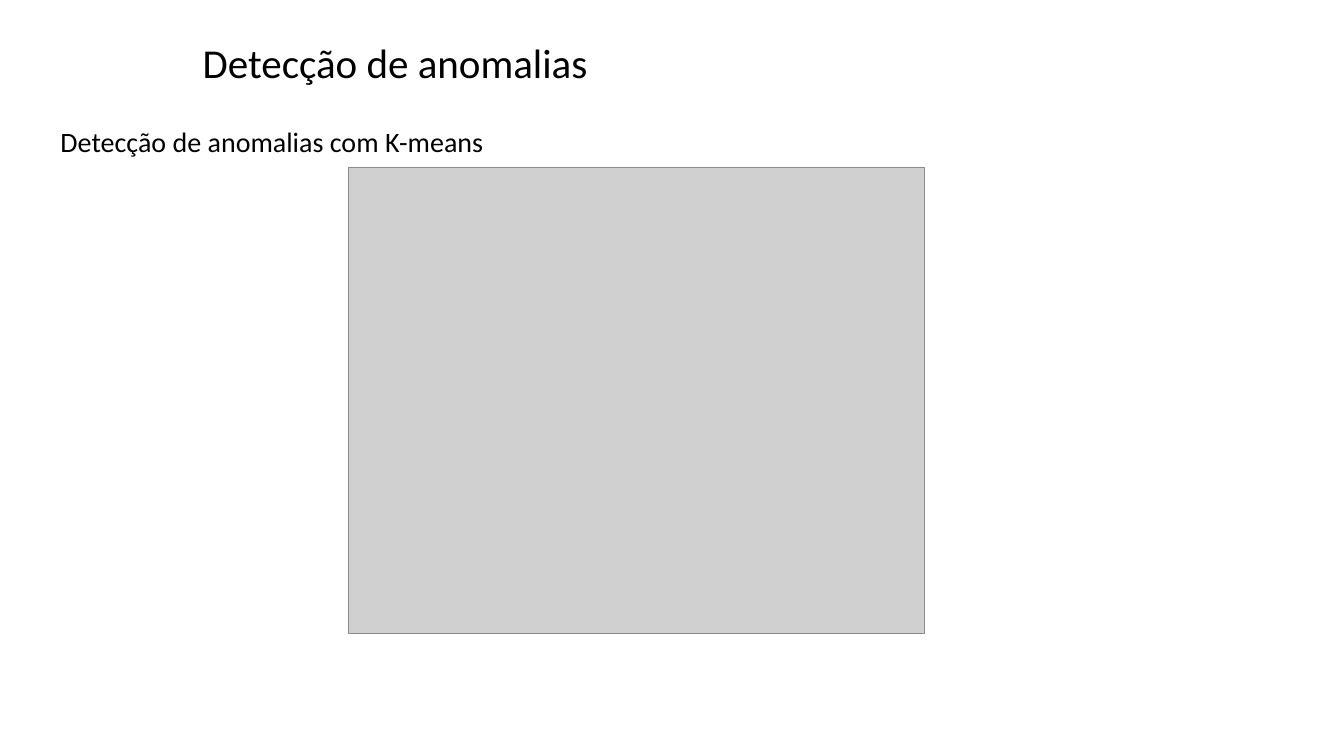
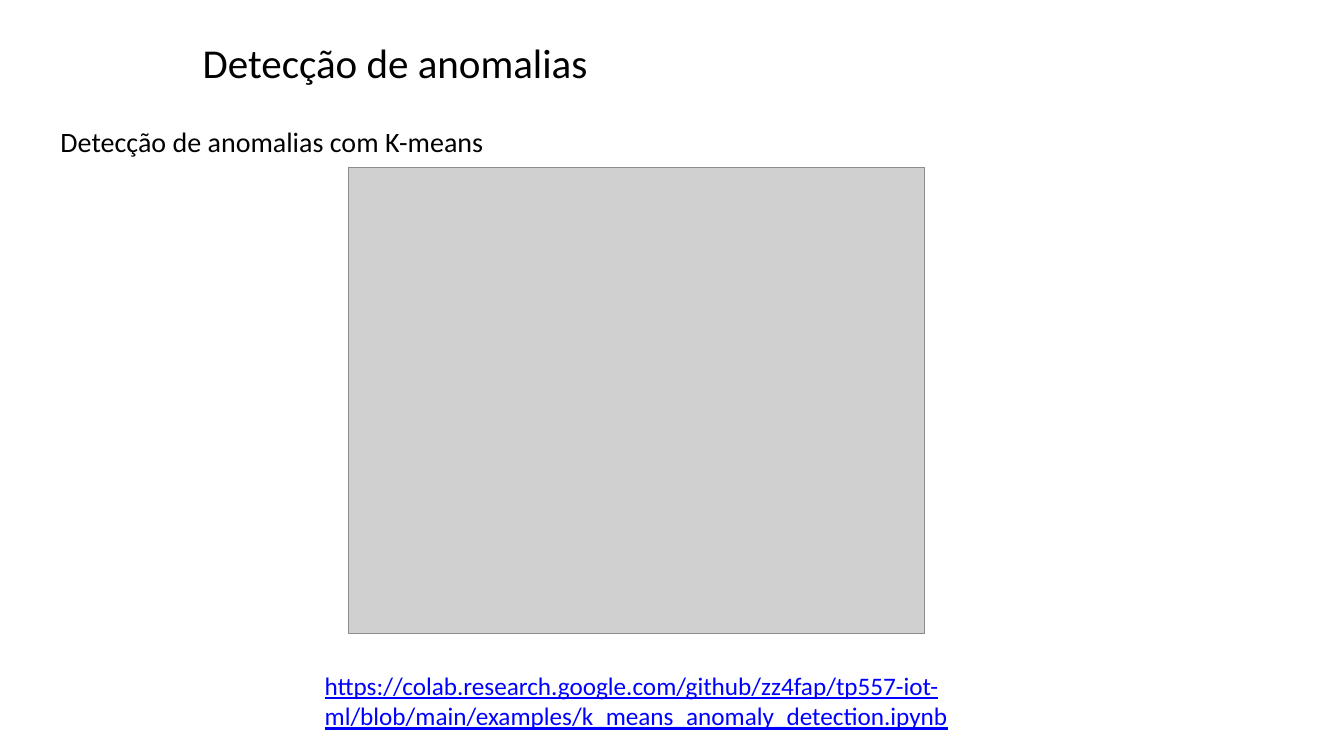
Before and after one commit to zz4fap/tp557-iot-ml, a slide deck: slide 21 of slides/TP557_16_detecção_de_anomalias.pptx. Drawn at 1344x756 pixels with LibreOffice and Linux fonts; fonts in the diff are those of the drawing; grey boxes stand for pictures; background and template pictures are left out. Boxes give left, top, right and bottom in pixels: in the first picture for what was removed or moved away, otherwise in the second. Text is boxed around its words. In the diff, an @@ line names an element or a change of style, - is before the commit and + after.

Commit message:
update of slides

```diff
--- a/slides/TP557_16_detecção_de_anomalias.pptx
+++ b/slides/TP557_16_detecção_de_anomalias.pptx
@@ text added at (325,677,947,730), 18 pt, text #0000FF, underline @@
+https://colab.research.google.com/github/zz4fap/tp557-iot-ml/blob/main/examples/k_means_anomaly_detection.ipynb
```
Also in this commit, not shown: 1 other file.
